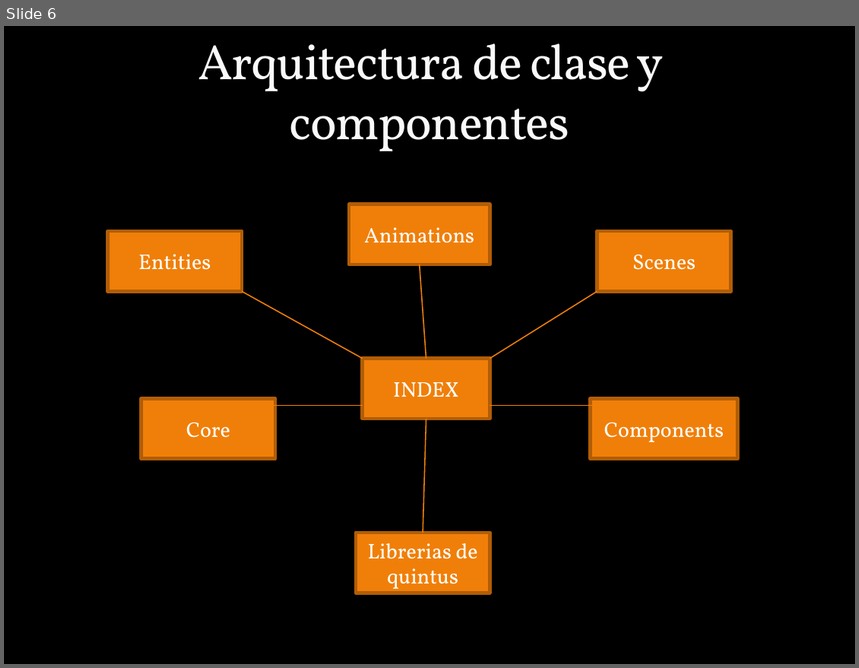
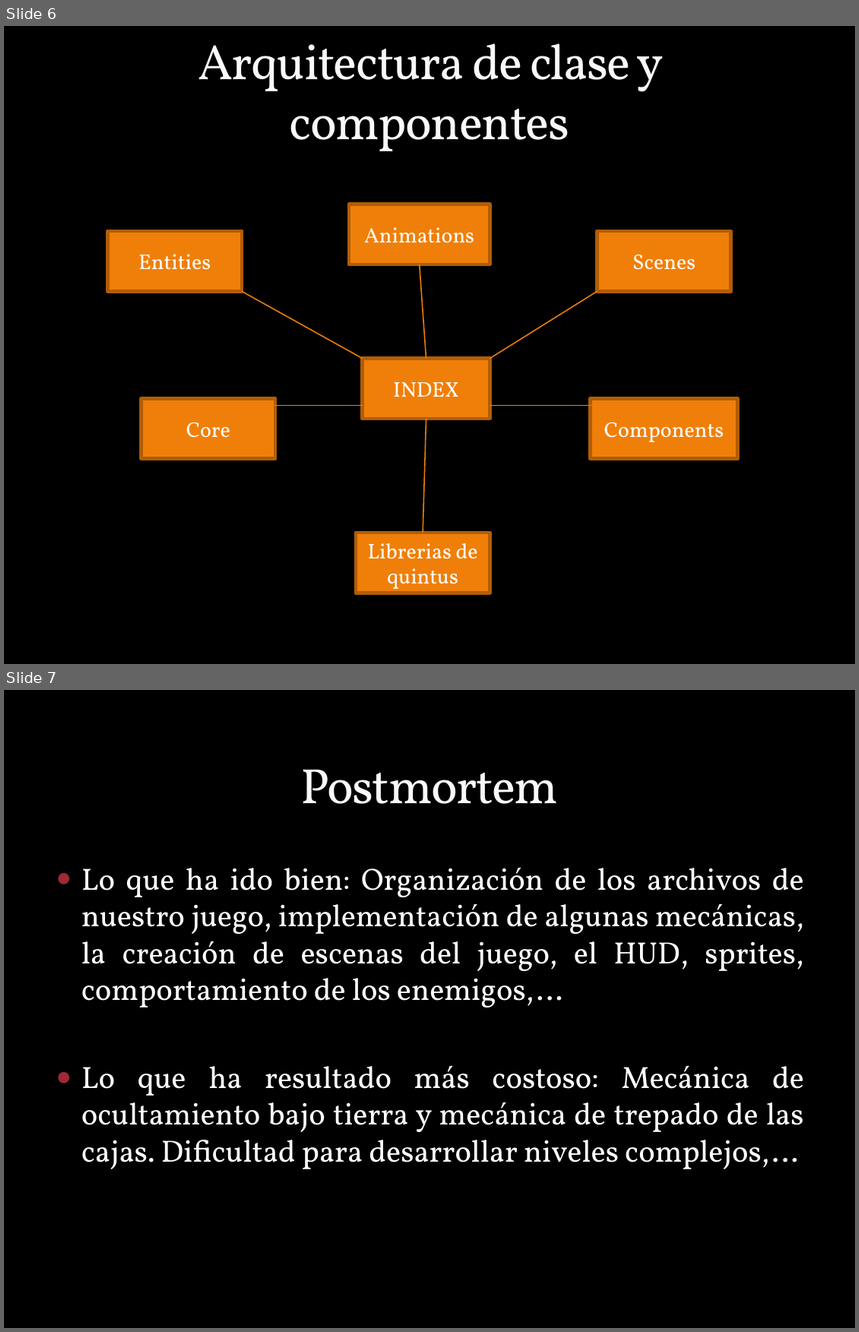
Before and after one commit to plandevida/ZombiesForPresident, a slide deck: zombiesppt.pptx. Shown one above the other, each under a label of ours: slide 6 before the commit, slides 6 and 7 after it. The pictures are 859x668 and 859x1332 pixels, drawn with LibreOffice and Linux fonts; fonts in the diff are those of the drawing; background and template pictures are left out. Boxes give left, top, right and bottom in pixels: in the first picture for what was removed or moved away, otherwise in the second. Text is boxed around its words. In the diff, an @@ line names an element or a change of style, - is before the commit and + after.

```diff
--- a/zombiesppt.pptx
+++ b/zombiesppt.pptx
@@ slide 7 added at <box>4,690,855,1328</box>, background picture (left out) @@
@@ title added at <box>300,769,558,804</box>, 42 pt, text #F9F9F9 @@
+Postmortem
@@ text added at <box>82,868,804,1170</box>, 26 pt, text #FFFFFF @@
+● Lo que ha ido bien: Organización de los archivos de nuestro juego, implementación de algunas mecánicas, la creación de escenas del juego, el HUD, sprites, comportamiento de los enemigos,…
+● Lo que ha resultado más costoso: Mecánica de ocultamiento bajo tierra y mecánica de trepado de las cajas. Dificultad para desarrollar niveles complejos,…
```
Also in this commit, not shown: 4 slides changed, 1 slide removed.
